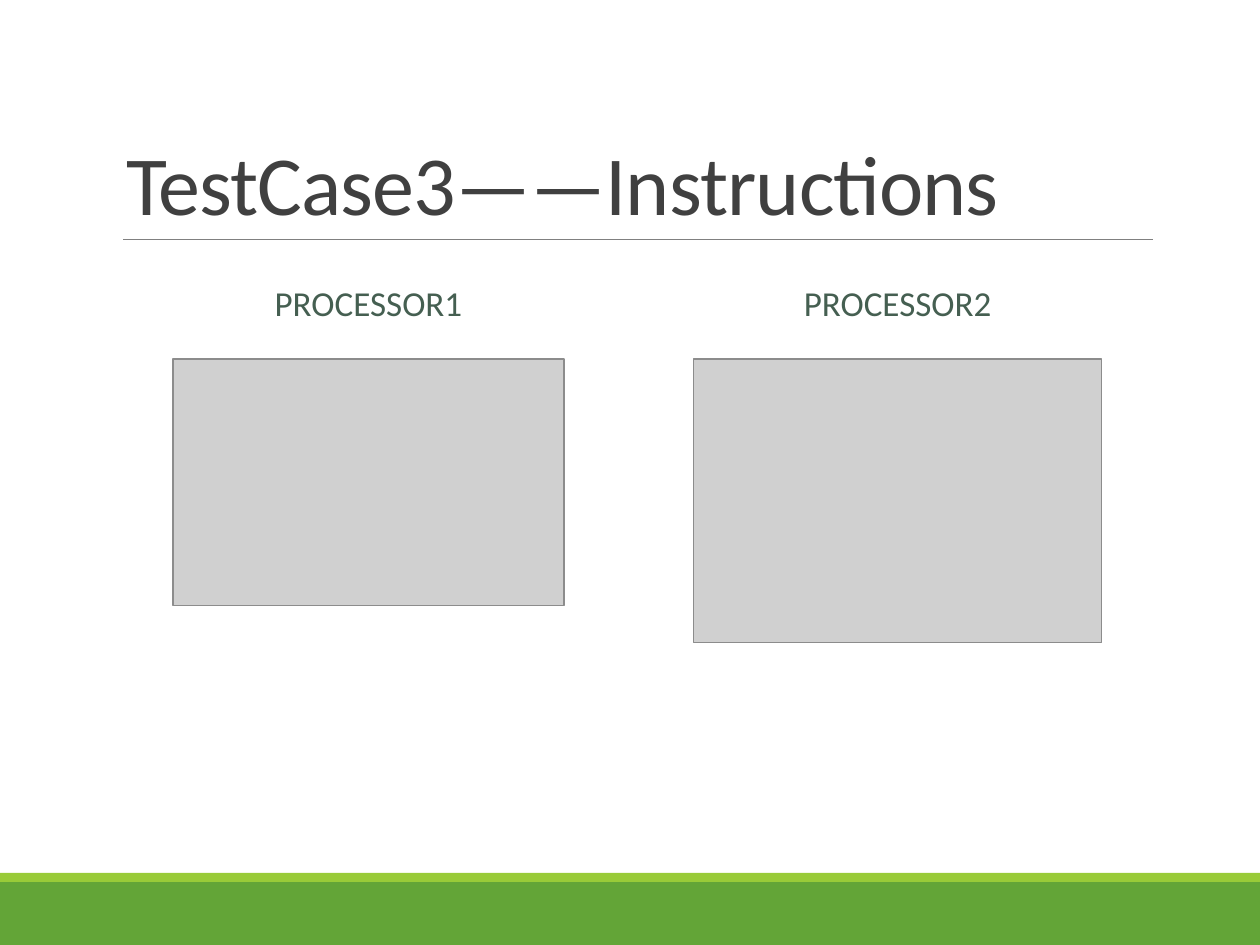
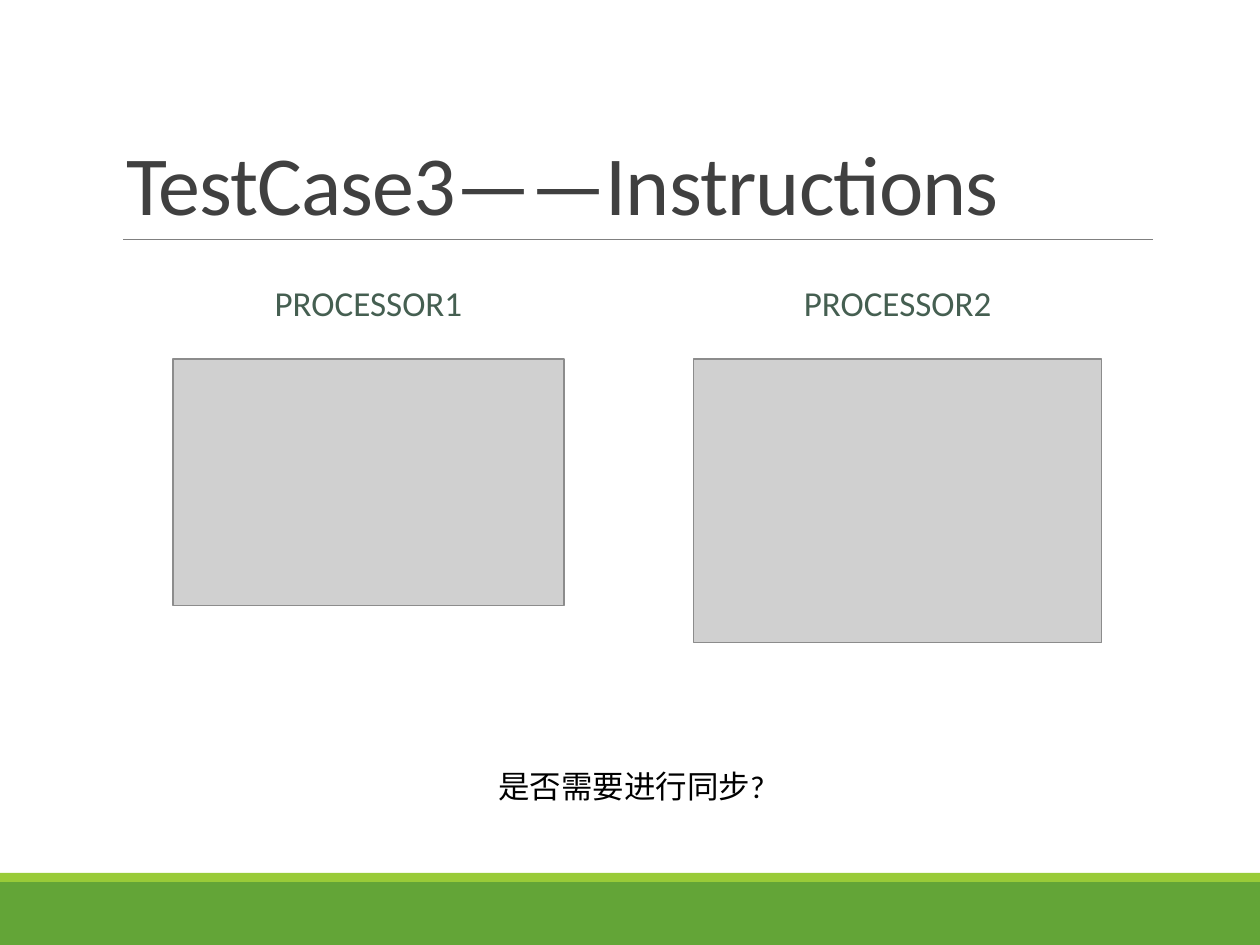
Before and after one commit to Alaya-in-Matrix/fudanCourseProjectParallelYu, a slide deck: slide 41 of cachePresentation.pptx. Drawn at 1260x945 pixels with LibreOffice and Linux fonts; fonts in the diff are those of the drawing; grey boxes stand for pictures. Boxes give left, top, right and bottom in pixels: in the first picture for what was removed or moved away, otherwise in the second. Text is boxed around its words. In the diff, an @@ line names an element or a change of style, - is before the commit and + after.

```diff
--- a/cachePresentation.pptx
+++ b/cachePresentation.pptx
@@ text added at box(498, 771, 765, 801), 18 pt, text #000000 @@
+是否需要进行同步?
```
Also in this commit, not shown: 1 other file.
